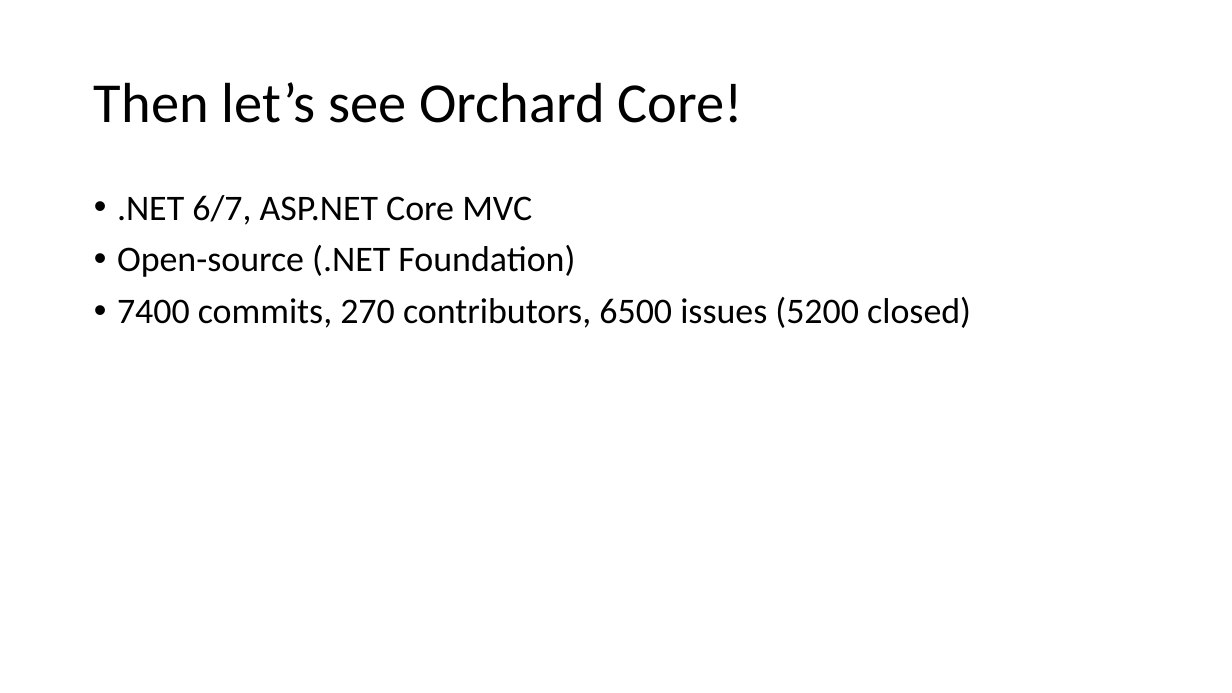
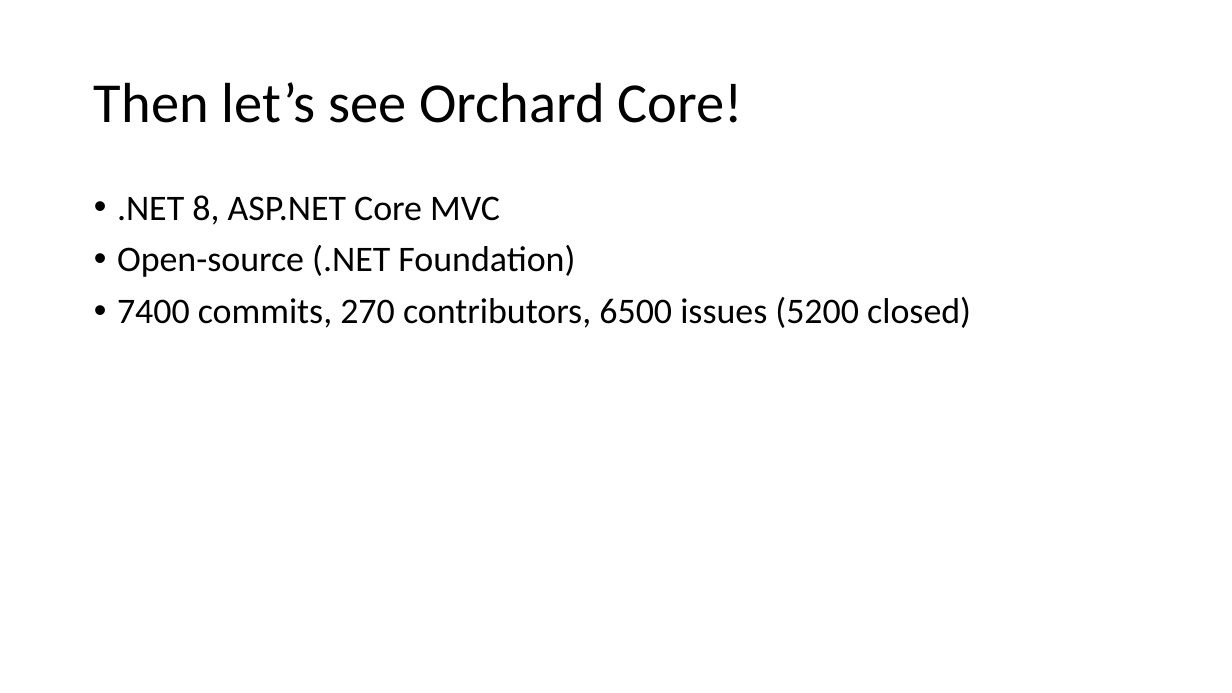
Before and after one commit to Lombiq/Orchard-Ambassadors-Toolbox, a slide deck: slide 4 of IntroductoryTalkTemplate/Showcasing Orchard Core CMS.pptx. Drawn at 1232x693 pixels with LibreOffice and Linux fonts; fonts in the diff are those of the drawing. Boxes give left, top, right and bottom in pixels: in the first picture for what was removed or moved away, otherwise in the second. Text is boxed around its words. In the diff, an @@ line names an element or a change of style, - is before the commit and + after.

Commit message:
OC is now .NET 8

```diff
--- a/IntroductoryTalkTemplate/Showcasing Orchard Core CMS.pptx
+++ b/IntroductoryTalkTemplate/Showcasing Orchard Core CMS.pptx
@@ text at box(117, 195, 500, 225): text changed @@
-• .NET 6/7, ASP.NET Core MVC
+• .NET 8, ASP.NET Core MVC
```
